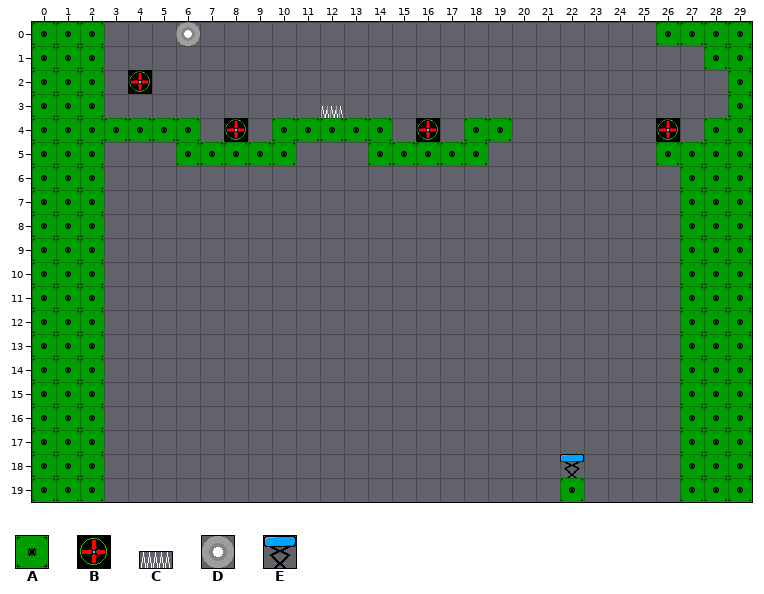
An edit to a level. Tiled map, tiled/maps/sectorSpecial/levelHub.tmx. Above, as it was before the edit.
Cells are 32x32 px. Shown: x 0..29, y 0..19.
Key: from "Props": A 0 "Tile", B 1 "Placeholder", C 3 "Spike", D 5 "Saw", E 6 "Spring".
_ is an empty cell.
Objects are placed by their top-left corner, in cells (3,4 is the top-left corner of cell 3,4); size is 1x1 cell unless given.
Layer "Layout" before, first column x 0:
 0 AAA_______________________AAAA
 1 AAA_________________________AA
 2 AAA__________________________A
 3 AAA__________________________A
 4 AAAAAAA___AAAAA___AA________AA
 5 AAA___AAAAA___AAAAA_______AAAA
 6 AAA________________________AAA
 7 AAA________________________AAA
 8 AAA________________________AAA
 9 AAA________________________AAA
10 AAA________________________AAA
11 AAA________________________AAA
12 AAA________________________AAA
13 AAA________________________AAA
14 AAA________________________AAA
15 AAA________________________AAA
16 AAA________________________AAA
17 AAA________________________AAA
18 AAA________________________AAA
19 AAA___________________A____AAA
Objects on layer "Objects" before:
D "MoverSaw" at 6,0
B "Spawnpoint" at 4,2
C "InviSpike" at 12,3.5 size 1x0.5
B "Sector" at 8,4
B "Sector" at 16,4
B "Sector" at 26,4
E "Spring" at 22,18
The same view after the edit:
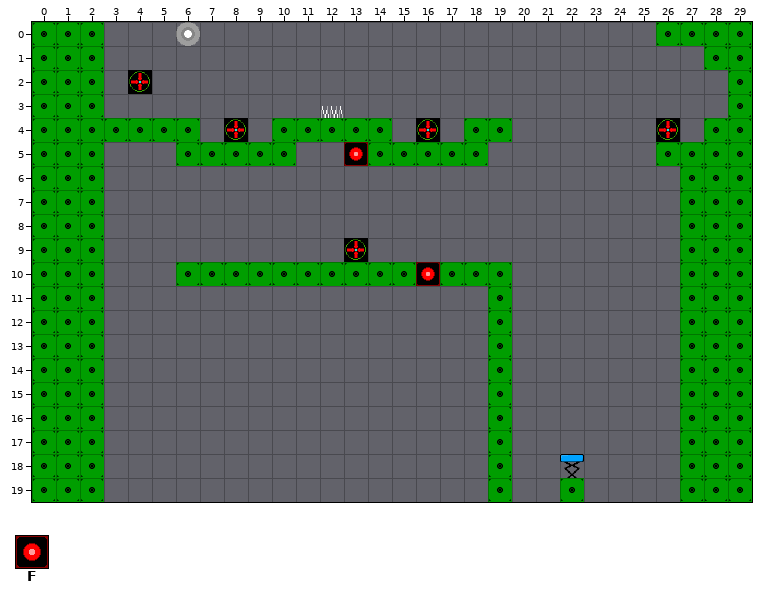
Further tiles: from "Props": F 8 "Laser".
The exact change:
Layer "Layout":
y 10: x 6..15 __________ -> AAAAAAAAAA; x 17..19 ___ -> AAA
y 11..19: x 19 _ -> A
Layer "Objects":
added: F "Laser" at 13,5
added: B "Sector" at 13,9
added: F "Laser" at 16,10
